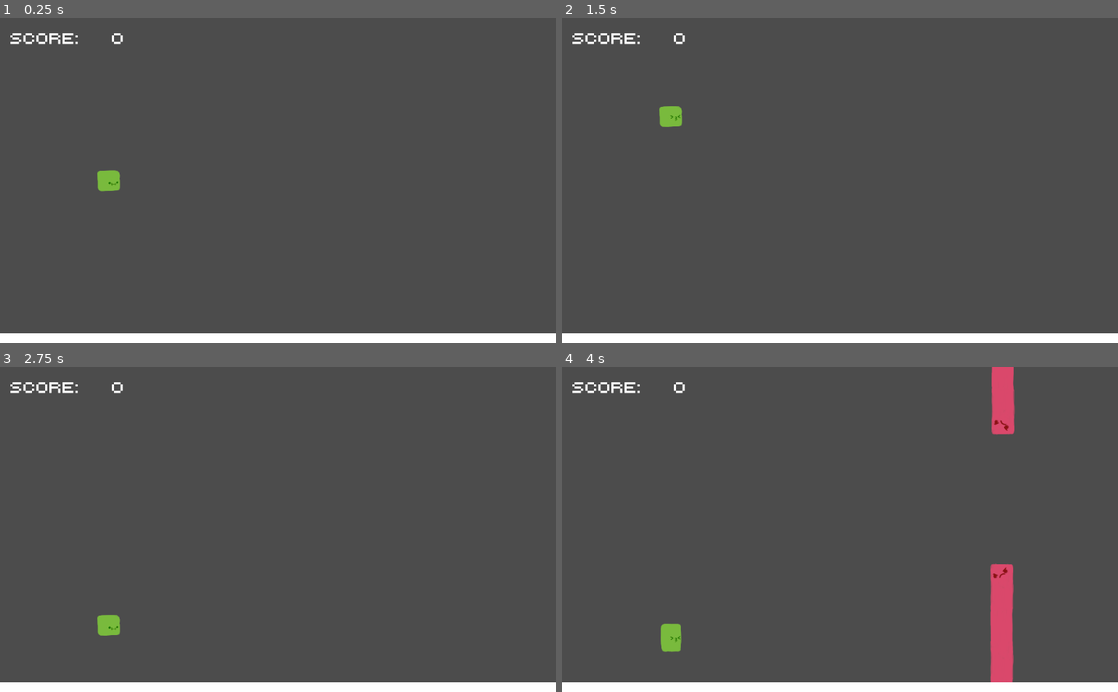
Above: before the commit, frames 1-4 (two rows, left to right).
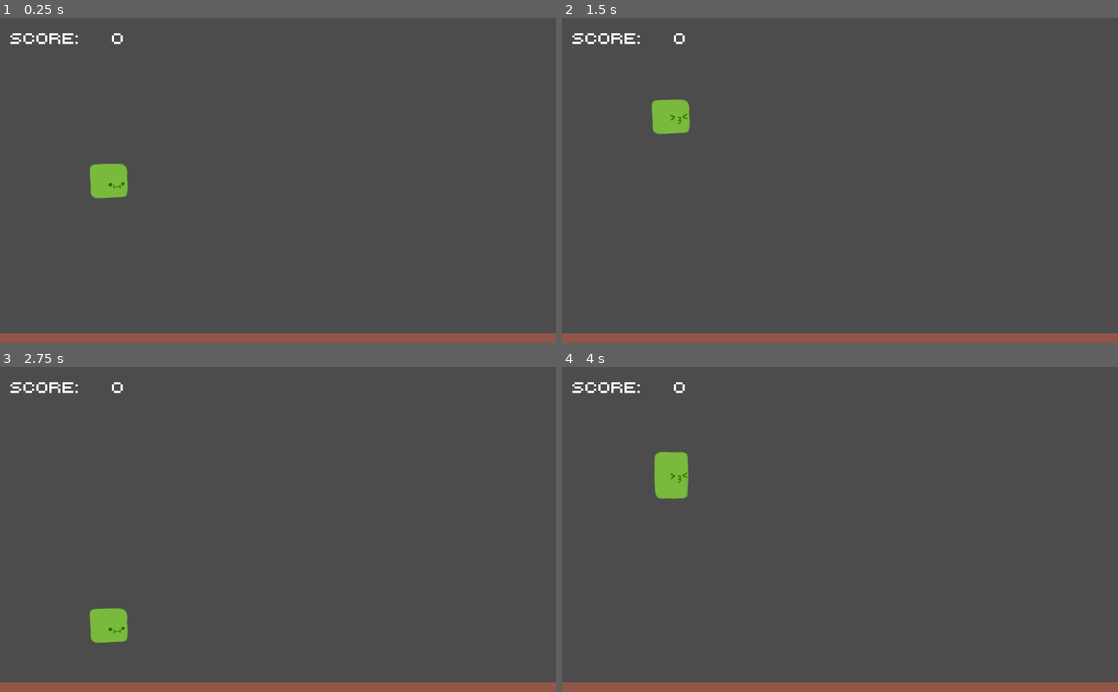
Above: after the commit, the same moments.

Repository: CoryParsnipson/bouncy-block
Game: Godot game, scene res://Main.tscn
Two runs of this game, one before a commit and one after it. Both use one fixed random seed, a clock stepped at 60 frames per second and the inputs below.
Inputs:
- Up to frame 1 (0.25 s): no input
- Up to frame 2 (1.5 s): tap Enter (ui_accept) at 0.5, 0.77, 1.07 s
- Up to frame 3 (2.75 s): tap Enter (ui_accept) at 1.52, 1.82 s
- Up to frame 4 (4 s): tap Enter (ui_accept) at 3.02, 3.32, 3.77 s

The runs differ from the first frame. In frame 1, 3.5% of the frame differs, in the area x 0-100%, y 44-100%; in frame 2, 3.5%; in frame 3, 3.5%; in frame 4, 6.5%, in the area x 0-100%, y 0-100%.

Commit message:
Make everything larger

Diff:
--- a/Barrier.tscn
+++ b/Barrier.tscn
@@ -12,15 +12,15 @@
 } ]
 
 [sub_resource type="RectangleShape2D" id=2]
-extents = Vector2( 20.2836, 220.543 )
+extents = Vector2( 34.1989, 370.839 )
 
 [node name="Barrier" type="Area2D"]
 
 [node name="AnimatedSprite" type="AnimatedSprite" parent="."]
-position = Vector2( -1, 218.991 )
-scale = Vector2( 0.15, 0.15 )
-frames = SubResource( 3 )
+position = Vector2( -1.7738, 365.235 )
+scale = Vector2( 0.25, 0.25 )
+frames = SubResource( 1 )
 
 [node name="CollisionShape2D" type="CollisionShape2D" parent="."]
-position = Vector2( 0, 221.301 )
+position = Vector2( -0.597504, 370.102 )
 shape = SubResource( 2 )
--- a/Main.gd
+++ b/Main.gd
@@ -126,3 +126,7 @@
 
 func _on_barrier_collision(body):
 	game_over()
+
+
+func _on_floor_collision(body):
+	game_over()
--- a/Main.tscn
+++ b/Main.tscn
@@ -1,17 +1,17 @@
 [gd_scene load_steps=8 format=2]
 
 [ext_resource path="res://Main.gd" type="Script" id=1]
-[ext_resource path="res://Player.tscn" type="PackedScene" id=2]
-[ext_resource path="res://Barrier.tscn" type="PackedScene" id=3]
-[ext_resource path="res://fonts/retro.ttf" type="DynamicFontData" id=4]
+[ext_resource path="res://Barrier.tscn" type="PackedScene" id=2]
+[ext_resource path="res://fonts/retro.ttf" type="DynamicFontData" id=3]
+[ext_resource path="res://Player.tscn" type="PackedScene" id=4]
 
 [sub_resource type="DynamicFont" id=1]
 size = 28
-font_data = ExtResource( 4 )
+font_data = ExtResource( 3 )
 
 [sub_resource type="DynamicFont" id=2]
 size = 28
-font_data = ExtResource( 4 )
+font_data = ExtResource( 3 )
 
 [sub_resource type="RectangleShape2D" id=3]
 extents = Vector2( 517.483, 23.5903 )
@@ -19,13 +19,10 @@
 [node name="Game" type="Node"]
 script = ExtResource( 1 )
 
-[node name="Player" parent="." instance=ExtResource( 2 )]
-position = Vector2( 200, 300 )
-
-[node name="BarrierUpper" parent="." instance=ExtResource( 3 )]
+[node name="BarrierUpper" parent="." instance=ExtResource( 2 )]
 rotation = 3.14159
 
-[node name="BarrierLower" parent="." instance=ExtResource( 3 )]
+[node name="BarrierLower" parent="." instance=ExtResource( 2 )]
 position = Vector2( -1.29236, 597.068 )
 
 [node name="BarrierTimer" type="Timer" parent="."]
@@ -49,17 +46,22 @@
 text = "0"
 align = 1
 
-[node name="Area2D" type="Area2D" parent="."]
+[node name="Floor" type="Area2D" parent="."]
 position = Vector2( -3.33081, 581.745 )
 
-[node name="Polygon2D" type="Polygon2D" parent="Area2D"]
+[node name="Polygon2D" type="Polygon2D" parent="Floor"]
 position = Vector2( -0.814514, -6.10352e-05 )
 scale = Vector2( 1.00398, 0.846319 )
+color = Color( 0.568627, 0.345098, 0.290196, 1 )
 polygon = PoolVector2Array( 0, 0, 0, 53, 1024, 52.9999, 1024, 0 )
 
-[node name="Floor" type="CollisionShape2D" parent="Area2D"]
+[node name="CollisionShape2D" type="CollisionShape2D" parent="Floor"]
 position = Vector2( 513.508, 23.0025 )
 shape = SubResource( 3 )
+
+[node name="Player" parent="." instance=ExtResource( 4 )]
+position = Vector2( 200, 300 )
 [connection signal="body_entered" from="BarrierUpper" to="." method="_on_barrier_collision"]
 [connection signal="body_entered" from="BarrierLower" to="." method="_on_barrier_collision"]
 [connection signal="timeout" from="BarrierTimer" to="." method="_on_BarrierTimer_timeout"]
+[connection signal="body_entered" from="Floor" to="." method="_on_floor_collision"]
--- a/Player.tscn
+++ b/Player.tscn
@@ -1,29 +1,29 @@
 [gd_scene load_steps=11 format=2]
 
 [ext_resource path="res://Player.gd" type="Script" id=1]
-[ext_resource path="res://sprite/blocky-neutral-1.png" type="Texture" id=2]
-[ext_resource path="res://sprite/blocky-neutral-2.png" type="Texture" id=3]
-[ext_resource path="res://sprite/blocky-flap-1.png" type="Texture" id=4]
-[ext_resource path="res://sprite/blocky-flap-2.png" type="Texture" id=5]
-[ext_resource path="res://sprite/blocky-flap-3.png" type="Texture" id=6]
-[ext_resource path="res://sprite/blocky-flap-4.png" type="Texture" id=7]
-[ext_resource path="res://sprite/blocky-flap-5.png" type="Texture" id=8]
+[ext_resource path="res://sprite/blocky-flap-1.png" type="Texture" id=2]
+[ext_resource path="res://sprite/blocky-flap-2.png" type="Texture" id=3]
+[ext_resource path="res://sprite/blocky-flap-3.png" type="Texture" id=4]
+[ext_resource path="res://sprite/blocky-flap-4.png" type="Texture" id=5]
+[ext_resource path="res://sprite/blocky-flap-5.png" type="Texture" id=6]
+[ext_resource path="res://sprite/blocky-neutral-1.png" type="Texture" id=7]
+[ext_resource path="res://sprite/blocky-neutral-2.png" type="Texture" id=8]
 
 [sub_resource type="SpriteFrames" id=1]
 animations = [ {
-"frames": [ ExtResource( 2 ), ExtResource( 3 ) ],
+"frames": [ ExtResource( 2 ), ExtResource( 3 ), ExtResource( 4 ), ExtResource( 4 ), ExtResource( 4 ), ExtResource( 5 ), ExtResource( 6 ), ExtResource( 6 ), ExtResource( 6 ) ],
+"loop": false,
+"name": "flap",
+"speed": 15.0
+}, {
+"frames": [ ExtResource( 7 ), ExtResource( 8 ) ],
 "loop": true,
 "name": "neutral",
 "speed": 2.0
-}, {
-"frames": [ ExtResource( 4 ), ExtResource( 5 ), ExtResource( 6 ), ExtResource( 6 ), ExtResource( 6 ), ExtResource( 7 ), ExtResource( 8 ), ExtResource( 8 ), ExtResource( 8 ) ],
-"loop": false,
-"name": "flap",
-"speed": 15.0
 } ]
 
 [sub_resource type="CircleShape2D" id=2]
-radius = 18.0634
+radius = 32.0289
 
 [node name="Player" type="KinematicBody2D"]
 script = ExtResource( 1 )
@@ -32,7 +32,7 @@
 }
 
 [node name="AnimatedSprite" type="AnimatedSprite" parent="."]
-scale = Vector2( 0.15, 0.15 )
+scale = Vector2( 0.25, 0.25 )
 frames = SubResource( 1 )
 animation = "neutral"
 
Not shown: 1 places in Barrier.tscn that only renumber resources
